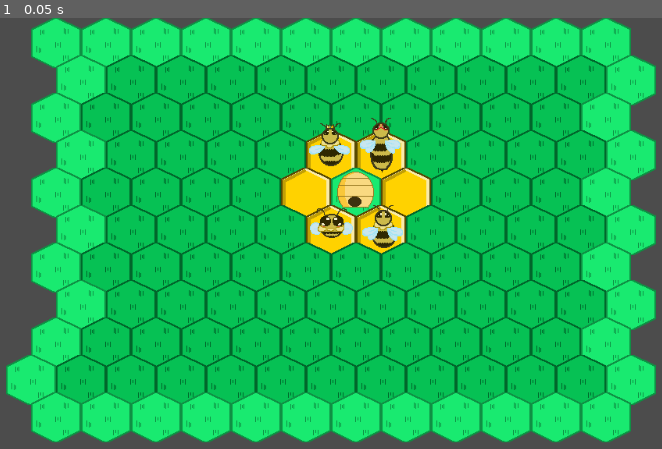
Above: before the commit, frame 1.
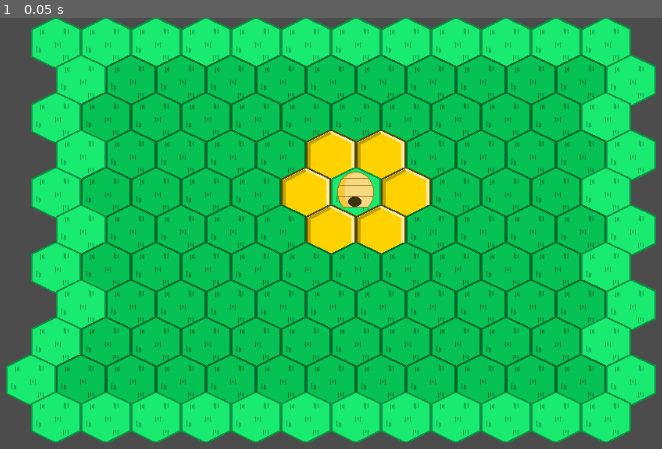
Above: after the commit, the same moment.

Repository: 44351-w22/protech-adaptation-game-bearcat-games
Game: Godot game, scene res://Game.tscn
Same seed, same stepped clock (60 frames per second), same inputs: the game is played once before the commit and once after it. The project has no main scene, so this scene is started directly.
Inputs:
- Up to frame 1 (0.05 s): no input

The runs differ from the first frame. In frame 1, 1.3% of the frame differs, in the area x 46-61%, y 23-54%.

Commit message:
starting script

Diff:
--- a/Game.tscn
+++ b/Game.tscn
@@ -1,23 +1,20 @@
-[gd_scene load_steps=6 format=2]
+[gd_scene load_steps=3 format=2]
 
-[ext_resource path="res://WorkerB.tscn" type="PackedScene" id=1]
-[ext_resource path="res://BbyB.tscn" type="PackedScene" id=2]
-[ext_resource path="res://QueenB.tscn" type="PackedScene" id=3]
+[ext_resource path="res://Player.tscn" type="PackedScene" id=1]
 [ext_resource path="res://TileMap.tscn" type="PackedScene" id=4]
-[ext_resource path="res://DroneB.tscn" type="PackedScene" id=5]
 
 [node name="Game" type="Node2D"]
 
-[node name="TileMap" parent="." instance=ExtResource( 4 )]
+[node name="GameBoard" parent="." instance=ExtResource( 4 )]
 
-[node name="QueenB" parent="." instance=ExtResource( 3 )]
-position = Vector2( 510, 163 )
-
-[node name="DroneB" parent="." instance=ExtResource( 5 )]
-position = Vector2( 575, 156 )
-
-[node name="BbyB" parent="." instance=ExtResource( 2 )]
-position = Vector2( 512, 266 )
+[node name="QueenB" parent="." instance=ExtResource( 1 )]
 
 [node name="WorkerB" parent="." instance=ExtResource( 1 )]
-position = Vector2( 578, 268 )
+
+[node name="DroneB" parent="." instance=ExtResource( 1 )]
+
+[node name="BabyB" parent="." instance=ExtResource( 1 )]
+
+[node name="Camera2D" type="Camera2D" parent="."]
+
+[node name="HUD" type="CanvasLayer" parent="."]
--- /dev/null
+++ b/Player.gd
@@ -0,0 +1,16 @@
+extends Node2D
+
+
+# Declare member variables here. Examples:
+# var a = 2
+# var b = "text"
+
+
+# Called when the node enters the scene tree for the first time.
+func _ready():
+	pass # Replace with function body.
+
+
+# Called every frame. 'delta' is the elapsed time since the previous frame.
+#func _process(delta):
+#	pass
